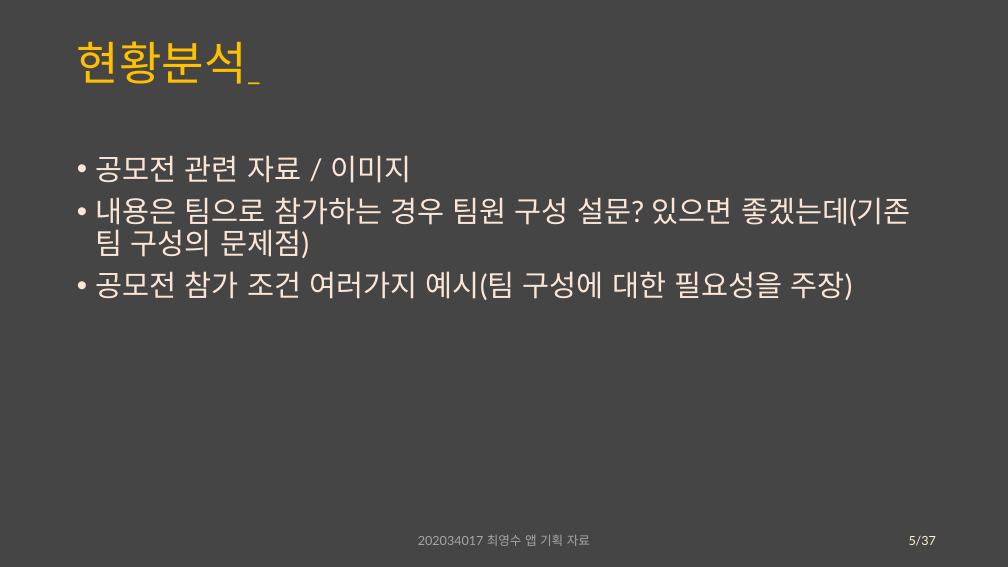
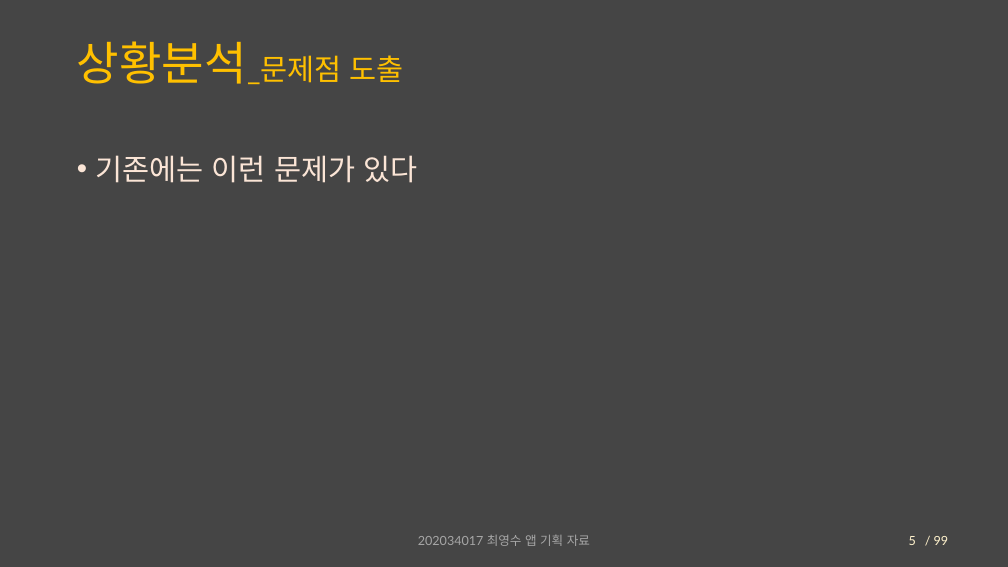
Before and after one commit to Chronos410/PartyCompetition, a slide deck: slide 5 of 대충 설계도.pptx. Drawn at 1008x567 pixels with LibreOffice and Linux fonts; fonts in the diff are those of the drawing. Boxes give left, top, right and bottom in pixels: in the first picture for what was removed or moved away, otherwise in the second. Text is boxed around its words. In the diff, an @@ line names an element or a change of style, - is before the commit and + after.

```diff
--- a/대충 설계도.pptx
+++ b/대충 설계도.pptx
@@ title at (77, 41, 404, 84): text changed; size 44 to 28 pt @@
-현황분석_
+상황분석_문제점 도출
@@ text at (96, 155, 417, 183): text changed @@
-• 공모전 관련 자료 / 이미지
-• 내용은 팀으로 참가하는 경우 팀원 구성 설문? 있으면 좋겠는데(기존 팀 구성의 문제점)
-• 공모전 참가 조건 여러가지 예시(팀 구성에 대한 필요성을 주장)
+• 기존에는 이런 문제가 있다
@@ text removed at (916, 536, 936, 546) @@
-/37
@@ text added at (934, 536, 949, 545), 12 pt, text #FFF2CC @@
+/ 99
```
Also in this commit, not shown: 7 other slides changed, 10 slides added, 3 other files.
